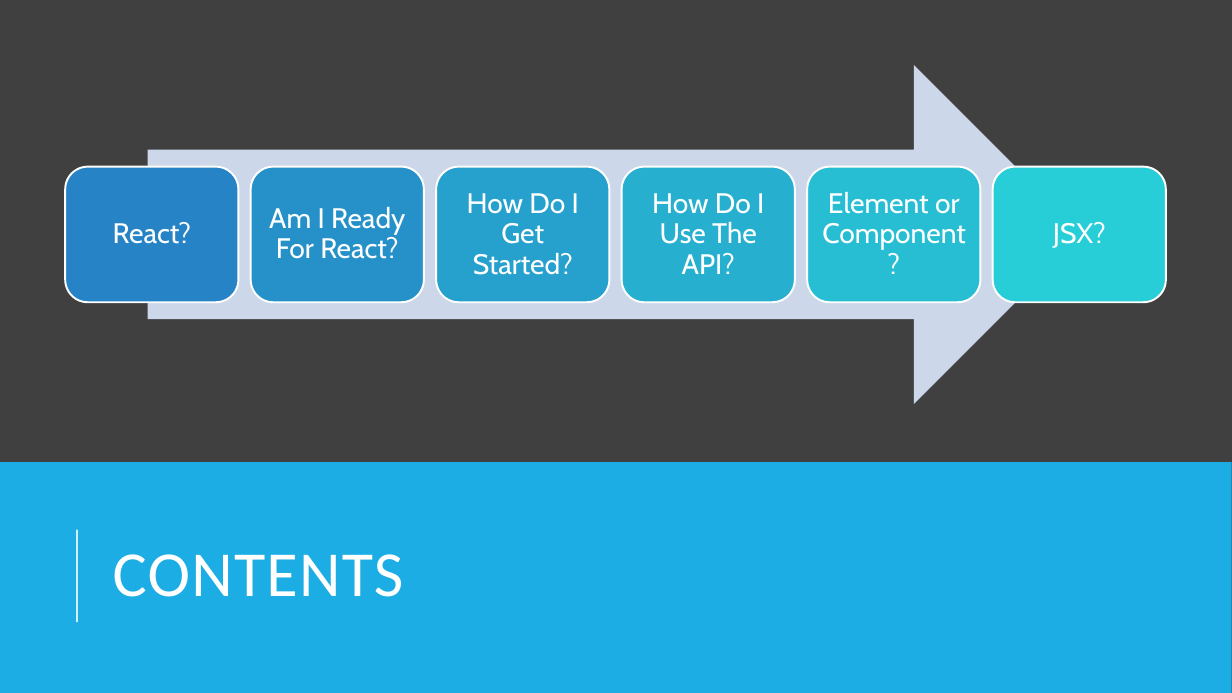
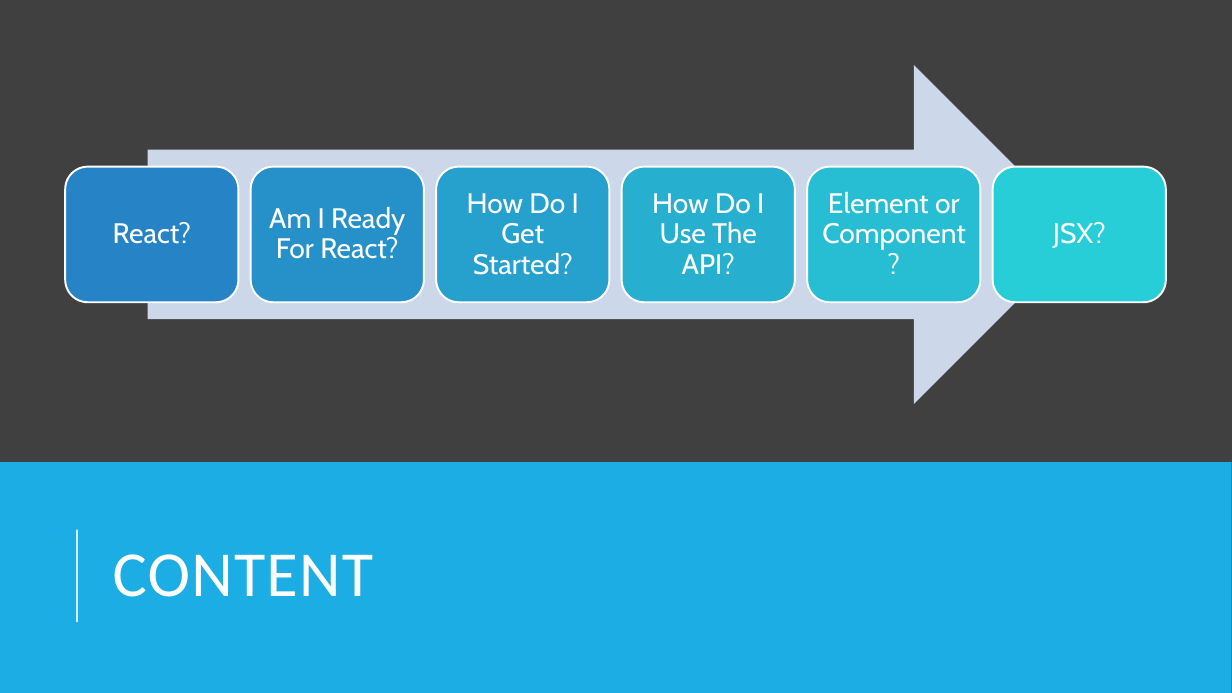
Before and after one commit to Code-with-Us/sessions, a slide deck: slide 2 of React1/React_Intro.pptx. Drawn at 1232x693 pixels with LibreOffice and Linux fonts; fonts in the diff are those of the drawing. Boxes give left, top, right and bottom in pixels: in the first picture for what was removed or moved away, otherwise in the second. Text is boxed around its words. In the diff, an @@ line names an element or a change of style, - is before the commit and + after.

```diff
--- a/React1/React_Intro.pptx
+++ b/React1/React_Intro.pptx
@@ title at (x1=113, y1=554, x2=373, y2=597): text changed @@
-CONTENTS
+CONTENT
```
Also in this commit, not shown: 2 other slides changed, 3 other files.
